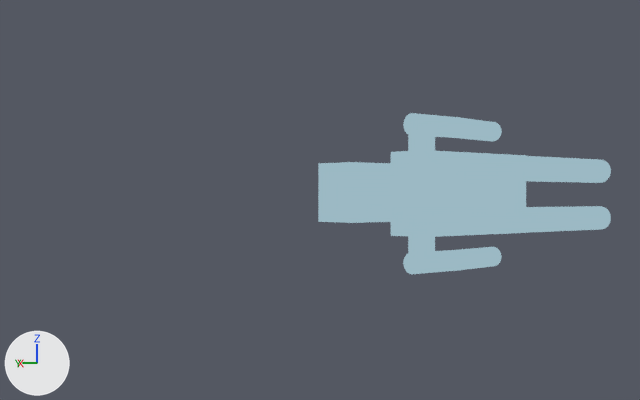
A saved change to the Blender file .sprite_gen/sprite_gen/units/_BLANK/default_body.blend.
Rendered twice from a camera (50 mm lens) standing at (-4.21, 6.86, -0.03) and looking at (0.97, 2.41, -0.04). The axes (+X, +Y, +Z) are drawn at lower left. The lights are the same throughout. The first picture is the older version.

The older version as bpy lines, for what is in view:
```python
me_cube_003 = bpy.data.meshes.new('Cube.003')
me_cube_003.from_pydata(...)  # 19 vertices, 9 faces; spans x -0.153..0.153, y -0.567..0.76, z -0.291..0.291
me_cube_003.materials.append(mat_base)
me_cylinder_004 = bpy.data.meshes.new('Cylinder.004')
me_cylinder_004.from_pydata(...)  # a 32-sided cylinder along y spanning x -0.1..0.1, y -0.391..0.391, z -0.1..0.1
me_cylinder_004.materials.append(mat_base)
me_cylinder_013 = bpy.data.meshes.new('Cylinder.013')
me_cylinder_013.from_pydata(...)  # a 32-sided cylinder along z spanning x -0.08..0.08, y -0.105..0.105, z -0.142..0.142
me_cylinder_013.materials.append(mat_base)
ob_left_shoulder = bpy.data.objects.new('left_shoulder', me_cylinder_013)
ob_left_shoulder.location = (-0.008, 2.32, -0.343)
ob_left_thigh = bpy.data.objects.new('left thigh', me_cylinder_004)
ob_left_thigh.location = (0.002, 1.083, -0.2)
ob_torso = bpy.data.objects.new('torso', me_cube_003)
ob_torso.location = (0.0, 1.895, 0.0)
# also in view: 'right arm' at (0.0, 2.17, 0.48); 'right shoulder' at (-0.01, 2.32, 0.34); 'left arm' at (0.0, 2.17, -0.48); 'left leg' at (0.0, 0.46, -0.2); 'right leg' at (0.0, 0.46, 0.2)
```
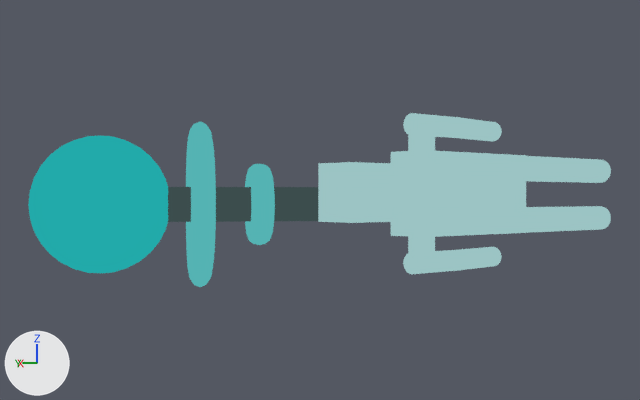
Location of each change, (x1, y1, x2, y2) in pixels of the pictures (640 x 400 px):
'weapon_Sphere', added: after (28, 136, 168, 273)
'weapon_torus', added: after (186, 122, 216, 287)
'weapon_cylinder', added: after (168, 187, 318, 222)
'weapon_Torus2', added: after (245, 164, 275, 245)

What changed in the scene script:
```text
Add mat_off_main:
    mat_off_main = bpy.data.materials.new('off_main')
    # nodes: HueSaturation, OutputMaterial, ValToRGB
    # colours: dark grey #594b4b, brown #bc5959, red #da4b4b
Add mat_off_hot:
    mat_off_hot = bpy.data.materials.new('off_hot')
    # nodes: HueSaturation, OutputMaterial, ValToRGB
    # colours: dark grey #594b4b, brown #bc5959, red #da4b4b
Add mat_off_cold:
    mat_off_cold = bpy.data.materials.new('off_cold')
    # nodes: HueSaturation, OutputMaterial, ValToRGB
    # colours: dark grey #594b4b, brown #bc5959, red #da4b4b
Add me_torus_001:
    me_torus_001.from_pydata(...)  # 576 vertices, 576 faces; spans x -0.275..0.275, y -0.038..0.038, z -0.275..0.275
    me_torus_001.materials.append(mat_off_main)
Add me_torus:
    me_torus.from_pydata(...)  # 576 vertices, 576 faces; spans x -0.138..0.138, y -0.038..0.038, z -0.138..0.138
    me_torus.materials.append(mat_off_main)
Add me_sphere:
    me_sphere.from_pydata(...)  # a UV sphere (32 segments, 16 rings, poles along z) spanning x -0.525..0.525, y -0.525..0.525, z -0.525..0.525
    me_sphere.materials.append(mat_off_hot)
Add me_cylinder:
    me_cylinder.from_pydata(...)  # 64 vertices, 34 faces; spans x -0.05..0.05, y -2.02..2.02, z -0.05..0.05
    me_cylinder.materials.append(mat_off_cold)
Add ob_weapon_torus:
    ob_weapon_torus = bpy.data.objects.new('weapon_torus', me_torus_001)
    ob_weapon_torus.location = (1.064, 3.437, -0.074)
    ob_weapon_torus.rotation_euler = (0.0, 0.0, -0.524)  # degrees (0, 0, -30)
    ob_weapon_torus.scale = (2.1, 2.1, 2.1)
Add ob_weapon_torus2:
    ob_weapon_torus2 = bpy.data.objects.new('weapon_Torus2', me_torus)
    ob_weapon_torus2.location = (0.855, 3.075, -0.074)
    ob_weapon_torus2.rotation_euler = (0.0, 0.0, -0.524)  # degrees (0, 0, -30)
    ob_weapon_torus2.scale = (2.1, 2.1, 2.1)
Add ob_weapon_sphere:
    ob_weapon_sphere = bpy.data.objects.new('weapon_Sphere', me_sphere)
    ob_weapon_sphere.location = (1.404, 4.019, -0.074)
    ob_weapon_sphere.rotation_euler = (0.0, 0.0, -0.524)  # degrees (0, 0, -30)
    ob_weapon_sphere.scale = (0.902, 0.902, 0.902)
Add ob_weapon_cylinder:
    ob_weapon_cylinder = bpy.data.objects.new('weapon_cylinder', me_cylinder)
    ob_weapon_cylinder.location = (0.822, 3.017, -0.074)
    ob_weapon_cylinder.rotation_euler = (0.0, 0.0, -0.524)  # degrees (0, 0, -30)
    ob_weapon_cylinder.scale = (2.44, 0.4, 2.44)
```
